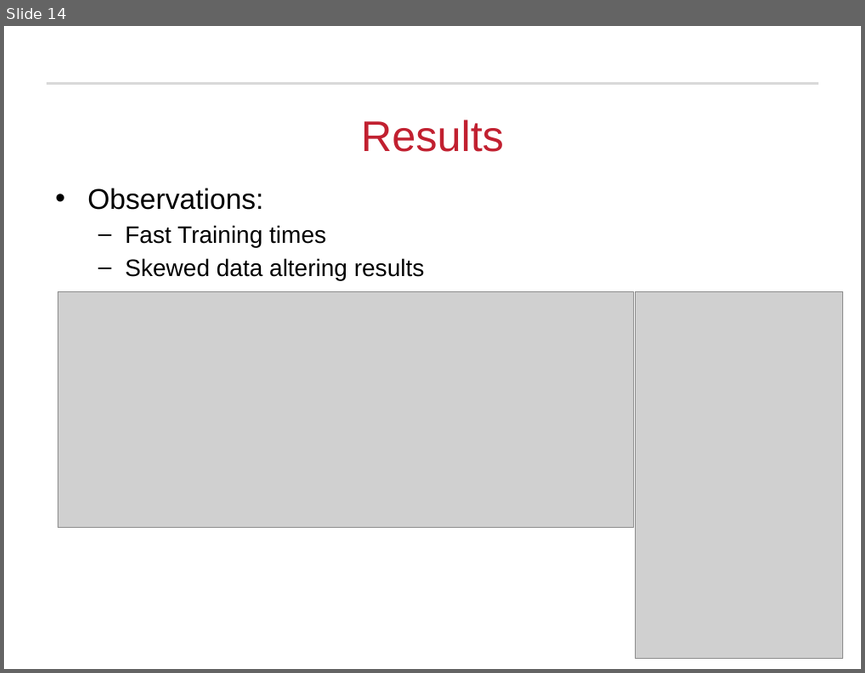
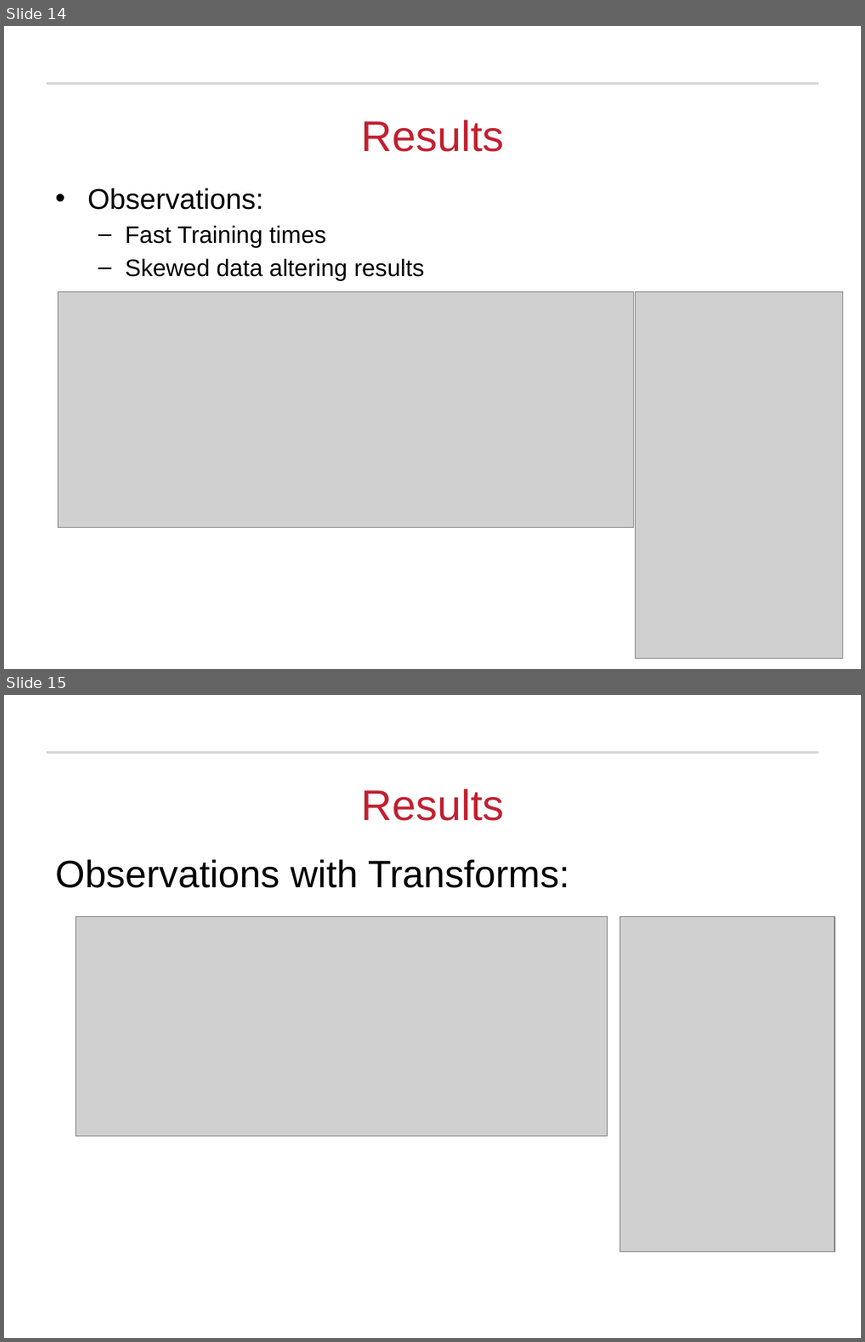
Before and after one commit to Michael-Hodges/PointNet, a slide deck: PowerPoints/EECE7398_Final_Project.pptx. Shown one above the other, each under a label of ours: slide 14 before the commit, slides 14 and 15 after it. The pictures are 865x673 and 865x1342 pixels, drawn with LibreOffice and Linux fonts; fonts in the diff are those of the drawing; grey boxes stand for pictures; background and template pictures are left out. Boxes give left, top, right and bottom in pixels: in the first picture for what was removed or moved away, otherwise in the second. Text is boxed around its words. In the diff, an @@ line names an element or a change of style, - is before the commit and + after.

```diff
--- a/PowerPoints/EECE7398_Final_Project.pptx
+++ b/PowerPoints/EECE7398_Final_Project.pptx
@@ slide 15 added at box(4, 695, 861, 1338), background #FFFFFF; not listed: 1 template element that a slide beside it also shows @@
@@ title added at box(361, 789, 504, 821), 36 pt, text #C12030 @@
+Results
@@ text added at box(55, 859, 569, 888), 32 pt, text #000000 @@
+Observations with Transforms:
@@ picture added at box(76, 916, 608, 1135) @@
@@ picture added at box(620, 916, 834, 1251) @@
```
Also in this commit, not shown: 23 other slides changed, 1 other slide added, 3 other files.
